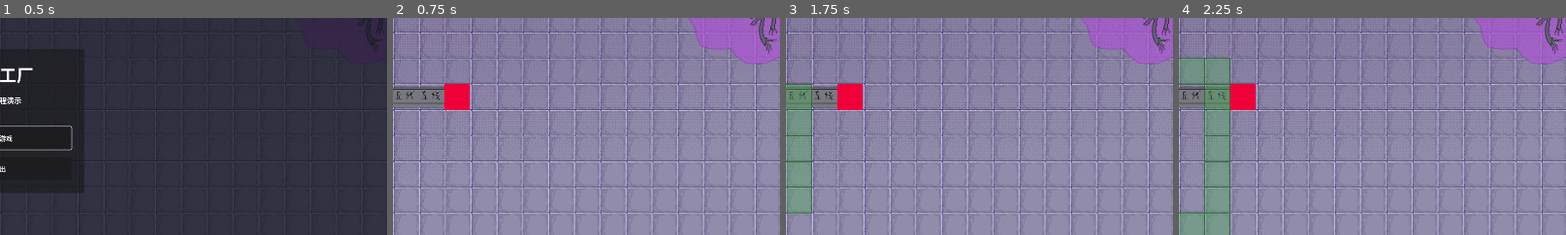
Above: before the commit, frames 1-4 (left to right).
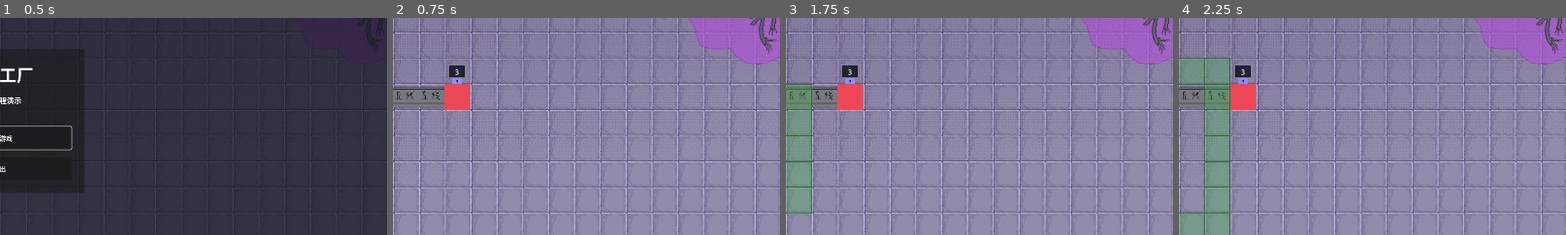
Above: after the commit, the same moments.

Repository: vic328005/NewProject1
Game: Godot game, scene res://scenes/main.tscn
The game is run twice, just before and just after one commit, with the same random seed, the same clock (stepped at 60 frames per second) and the same inputs.
Inputs:
- Up to frame 1 (0.5 s): no input
- Up to frame 2 (0.75 s): click "开始游戏" at 0.5 s
- Up to frame 3 (1.75 s): tap Enter at 1.25 s; tap Space at 1.52 s
- Up to frame 4 (2.25 s): no input
The pictures show only the part of the screen within x 50-100%, y 26-76%; the shares and areas given below are measured in that part.

Frame 1 is identical in both runs. In frame 2, 1.1% of the frame differs, in the area x 13-20%, y 21-43%; in frame 3, 1.1%; in frame 4, 1.1%.

Commit message:
Implement recycler shipping goals

Diff:
--- a/levels/level01.json
+++ b/levels/level01.json
@@ -121,6 +121,8 @@
         "beat_interval": 2
       },
       "recycler": {
+        "cargo_type": "CARGO_1",
+        "required_count": 3
       }
     },
     {
--- a/levels/level02.json
+++ b/levels/level02.json
@@ -53,7 +53,10 @@
     {
       "x": 5,
       "y": 1,
-      "recycler": {}
+      "recycler": {
+        "cargo_type": "CARGO_1",
+        "required_count": 2
+      }
     },
     {
       "x": 0,
@@ -67,7 +70,10 @@
     {
       "x": 1,
       "y": 3,
-      "recycler": {}
+      "recycler": {
+        "cargo_type": "CARGO_2",
+        "required_count": 1
+      }
     }
   ]
 }
--- a/levels/level03.json
+++ b/levels/level03.json
@@ -92,7 +92,10 @@
     {
       "x": 17,
       "y": 7,
-      "recycler": {}
+      "recycler": {
+        "cargo_type": "CARGO_3",
+        "required_count": 3
+      }
     },
     {
       "x": 13,
--- a/prefabs/ui/result_panel.tscn
+++ b/prefabs/ui/result_panel.tscn
@@ -54,7 +54,7 @@
 custom_minimum_size = Vector2(0, 72)
 layout_mode = 2
 theme_override_font_sizes/font_size = 20
-text = "已回收 0 / 3\n当前拍数 0 / 60"
+text = "已出货 0 / 3\n当前拍数 0 / 60"
 horizontal_alignment = 1
 vertical_alignment = 1
 
--- a/scripts/game_manager.gd
+++ b/scripts/game_manager.gd
@@ -2,7 +2,6 @@
 class_name GameManager
 
 const UI_MODULE_SCENE: PackedScene = preload("res://prefabs/ui/ui_module.tscn")
-const TARGET_RECYCLED_COUNT: int = 3
 const FAILURE_BEAT_LIMIT: int = 60
 
 enum GameState {
@@ -20,7 +19,6 @@
 var ui: UiModule = null
 var level_loader: LevelLoader
 var state: int = GameState.MENU
-var recycled_count: int = 0
 var current_beat: int = 0
 
 
@@ -63,7 +61,11 @@
 		_show_main_menu()
 		return
 
-	recycled_count = 0
+	if world.get_total_recycler_required_count() <= 0:
+		push_error("Level has no recycler goals: %s" % config.start_level_path)
+		_show_main_menu()
+		return
+
 	current_beat = 0
 	state = GameState.PLAYING
 
@@ -86,7 +88,15 @@
 
 	var panel: ResultPanel = ui.open(UIDef.result_panel) as ResultPanel
 	assert(panel != null, "Result panel scene root is not a ResultPanel.")
-	panel.configure(success, recycled_count, TARGET_RECYCLED_COUNT, current_beat, FAILURE_BEAT_LIMIT)
+	var total_required_count: int = world.get_total_recycler_required_count()
+	var remaining_required_count: int = world.get_remaining_recycler_required_count()
+	panel.configure(
+		success,
+		total_required_count - remaining_required_count,
+		total_required_count,
+		current_beat,
+		FAILURE_BEAT_LIMIT
+	)
 
 
 func return_to_main_menu() -> void:
@@ -95,18 +105,6 @@
 
 func quit_game() -> void:
 	get_tree().quit()
-
-
-func register_recycled_cargo(_cargo_type: String) -> void:
-	if state != GameState.PLAYING:
-		return
-
-	if is_instance_valid(beats):
-		current_beat = beats.get_current_beat_index()
-
-	recycled_count += 1
-	if recycled_count >= TARGET_RECYCLED_COUNT:
-		finish_game(true)
 
 
 func _init_config() -> void:
@@ -210,7 +208,6 @@
 	if is_instance_valid(world):
 		world.clear_level_content()
 
-	recycled_count = 0
 	current_beat = 0
 
 
--- a/scripts/level_data.gd
+++ b/scripts/level_data.gd
@@ -14,7 +14,7 @@
 const SORTER_KEYS := ["input_direction", "initial_output_side"]
 const CARGO_KEYS := ["type"]
 const PRODUCER_KEYS := ["facing", "beat_interval", "cargo_type"]
-const RECYCLER_KEYS: Array = []
+const RECYCLER_KEYS := ["cargo_type", "required_count"]
 const SIGNAL_TOWER_KEYS: Array = ["max_steps"]
 const PRESS_MACHINE_KEYS := ["facing", "cargo_type", "beat_interval"]
 const REFINER_KEYS := ["facing"]
@@ -375,7 +375,20 @@
 	if not _ensure_allowed_keys(raw_recycler, RECYCLER_KEYS, recycler_label, source_label):
 		return null
 
-	return {}
+	if not _has_non_empty_string(raw_recycler, "cargo_type"):
+		return _validation_error(source_label, "%s.cargo_type must be a non-empty string" % recycler_label)
+
+	if not _has_positive_integer_number(raw_recycler, "required_count"):
+		return _validation_error(source_label, "%s.required_count must be a positive integer" % recycler_label)
+
+	var cargo_type: String = String(raw_recycler["cargo_type"]).strip_edges().to_upper()
+	if not CARGO_TYPE_VALUES.has(cargo_type):
+		return _validation_error(source_label, "%s.cargo_type must be one of %s" % [recycler_label, CARGO_TYPE_VALUES])
+
+	return {
+		"cargo_type": cargo_type,
+		"required_count": int(raw_recycler["required_count"]),
+	}
 
 
 static func _parse_signal_tower(raw_signal_tower: Dictionary, cell_label: String, source_label: String) -> Variant:
--- a/scripts/level_loader.gd
+++ b/scripts/level_loader.gd
@@ -119,9 +119,11 @@
 	return producer
 
 
-func _create_recycler(cell: Vector2i, _recycler_data: Dictionary, world: World) -> Recycler:
+func _create_recycler(cell: Vector2i, recycler_data: Dictionary, world: World) -> Recycler:
 	var recycler: Recycler = RECYCLER_SCENE.instantiate() as Recycler
 	recycler.position = world.cell_to_world(cell)
+	recycler.cargo_type = String(recycler_data["cargo_type"])
+	recycler.required_count = int(recycler_data["required_count"])
 	return recycler
 
 
--- a/scripts/recycler.gd
+++ b/scripts/recycler.gd
@@ -1,14 +1,44 @@
 extends Node2D
 class_name Recycler
 
+const DEFAULT_CARGO_TYPE: String = "CARGO_1"
+const CARGO_TEXTURE_1: Texture2D = preload("res://assets/images/cargo_1.png")
+const CARGO_TEXTURE_2: Texture2D = preload("res://assets/images/cargo_2.png")
+const CARGO_TEXTURE_3: Texture2D = preload("res://assets/images/cargo_3.png")
+const IDLE_COLOR: Color = Color(0.93, 0.28, 0.34, 1.0)
+const COMPLETE_COLOR: Color = Color(0.27, 0.74, 0.42, 1.0)
+const OUTLINE_COLOR: Color = Color(0.15, 0.09, 0.07, 1.0)
+const COUNT_BG_COLOR: Color = Color(0.09, 0.11, 0.16, 0.92)
+const COUNT_TEXT_COLOR: Color = Color(0.97, 0.95, 0.88, 1.0)
+const COMPLETE_RING_COLOR: Color = Color(1.0, 0.93, 0.61, 1.0)
+const ICON_SIZE: Vector2 = Vector2(32.0, 32.0)
+
+@export var cargo_type: String = DEFAULT_CARGO_TYPE:
+	set(value):
+		cargo_type = _normalize_cargo_type(value)
+		_update_visual_state()
+
+@export var required_count: int = 1:
+	set(value):
+		required_count = max(value, 1)
+		if remaining_count > required_count:
+			remaining_count = required_count
+		_update_visual_state()
+
+var remaining_count: int = 1
 var _world: World
 var _registered_cell: Vector2i
 var _is_registered_to_layer: bool = false
+var _font: Font
+@onready var _sprite: Sprite2D = $Sprite2D
 
 
 func _ready() -> void:
+	remaining_count = required_count
+
 	_world = GM.world
 	_register_to_recycler_layer()
+	_update_visual_state()
 
 
 func _exit_tree() -> void:
@@ -17,6 +47,35 @@
 
 func get_registered_cell() -> Vector2i:
 	return _registered_cell
+
+
+func is_completed() -> bool:
+	return remaining_count <= 0
+
+
+func can_accept_cargo(target_cargo_type: String) -> bool:
+	return not is_completed() and cargo_type == _normalize_cargo_type(target_cargo_type)
+
+
+func collect_cargo(target_cargo: Cargo) -> bool:
+	if target_cargo == null or not is_instance_valid(target_cargo):
+		return false
+
+	var did_collect: bool = can_accept_cargo(target_cargo.cargo_type)
+	target_cargo.remove_from_world()
+	if did_collect:
+		remaining_count -= 1
+		_update_visual_state()
+
+	return did_collect
+
+
+func get_completed_count() -> int:
+	return required_count - remaining_count
+
+
+func get_remaining_count() -> int:
+	return remaining_count
 
 
 func _register_to_recycler_layer() -> void:
@@ -37,3 +96,92 @@
 		_world.recycler_layer.erase_cell(_registered_cell)
 
 	_is_registered_to_layer = false
+
+
+static func _normalize_cargo_type(value: Variant) -> String:
+	var normalized_value: String = String(value).strip_edges().to_upper()
+	return normalized_value if not normalized_value.is_empty() else DEFAULT_CARGO_TYPE
+
+
+func _update_visual_state() -> void:
+	if _sprite != null:
+		_sprite.modulate = COMPLETE_COLOR if is_completed() else IDLE_COLOR
+
+	queue_redraw()
+
+
+func _draw() -> void:
+	_draw_target_icon()
+	_draw_count_badge()
+	if is_completed():
+		_draw_complete_ring()
+
+
+func _draw_target_icon() -> void:
+	var cargo_texture: Texture2D = _get_texture_for_type(_get_base_cargo_type())
+	if cargo_texture == null:
+		return
+
+	var icon_rect: Rect2 = Rect2(Vector2(16.0, -18.0), ICON_SIZE)
+	draw_texture_rect(cargo_texture, icon_rect, false)
+	if _is_advanced_cargo():
+		draw_rect(icon_rect.grow(2.0), COMPLETE_RING_COLOR, false, 3.0)
+
+
+func _draw_count_badge() -> void:
+	var display_text: String = "OK" if is_completed() else str(remaining_count)
+	var font: Font = _get_draw_font()
+	if font == null:
+		return
+
+	var font_size: int = 18
+	var text_size: Vector2 = font.get_string_size(display_text, HORIZONTAL_ALIGNMENT_LEFT, -1, font_size)
+	var badge_size: Vector2 = Vector2(maxf(text_size.x + 18.0, 36.0), 28.0)
+	var badge_position: Vector2 = Vector2(32.0 - badge_size.x * 0.5, -46.0)
+	var badge_rect: Rect2 = Rect2(badge_position, badge_size)
+	draw_rect(badge_rect, COUNT_BG_COLOR, true)
+	draw_rect(badge_rect, OUTLINE_COLOR, false, 2.0)
+
+	var text_position: Vector2 = Vector2(
+		badge_rect.position.x + (badge_rect.size.x - text_size.x) * 0.5,
+		badge_rect.position.y + badge_rect.size.y * 0.5 + text_size.y * 0.35
+	)
+	draw_string(font, text_position, display_text, HORIZONTAL_ALIGNMENT_LEFT, -1, font_size, COUNT_TEXT_COLOR)
+
+
+func _draw_complete_ring() -> void:
+	draw_arc(Vector2(32.0, 32.0), 24.0, 0.0, TAU, 24, COMPLETE_RING_COLOR, 3.0)
+
+
+func _get_draw_font() -> Font:
+	if _font != null:
+		return _font
+
+	_font = ThemeDB.fallback_font
+	return _font
+
+
+func _get_texture_for_type(type_name: String) -> Texture2D:
+	match type_name:
+		"CARGO_2":
+			return CARGO_TEXTURE_2
+		"CARGO_3":
+			return CARGO_TEXTURE_3
+		_:
+			return CARGO_TEXTURE_1
+
+
+func _get_base_cargo_type() -> String:
+	match cargo_type:
+		"ADV_CARGO_1":
+			return "CARGO_1"
+		"ADV_CARGO_2":
+			return "CARGO_2"
+		"ADV_CARGO_3":
+			return "CARGO_3"
+		_:
+			return cargo_type
+
+
+func _is_advanced_cargo() -> bool:
+	return cargo_type.begins_with("ADV_")
--- a/scripts/ui/result_panel.gd
+++ b/scripts/ui/result_panel.gd
@@ -14,14 +14,14 @@
 	return_button.pressed.connect(_on_return_button_pressed)
 
 
-func configure(success: bool, recycled_count: int, target_count: int, current_beat: int, beat_limit: int) -> void:
+func configure(success: bool, shipped_count: int, target_count: int, current_beat: int, beat_limit: int) -> void:
 	if success:
 		title_label.text = "游戏成功"
 	else:
 		title_label.text = "游戏失败"
 
-	summary_label.text = "已回收 %d / %d\n当前拍数 %d / %d" % [
-		recycled_count,
+	summary_label.text = "已出货 %d / %d\n当前拍数 %d / %d" % [
+		shipped_count,
 		target_count,
 		current_beat,
 		beat_limit,
--- a/scripts/world.gd
+++ b/scripts/world.gd
@@ -117,6 +117,48 @@
 	grid_height = level_data.grid_height
 
 
+func get_total_recycler_required_count() -> int:
+	var total_required_count: int = 0
+	var recycler_cells: Dictionary = recycler_layer.get_cells()
+	for cell in recycler_cells.keys():
+		var recycler: Recycler = recycler_cells[cell] as Recycler
+		if recycler == null or not is_instance_valid(recycler):
+			continue
+
+		total_required_count += recycler.required_count
+
+	return total_required_count
+
+
+func get_remaining_recycler_required_count() -> int:
+	var remaining_required_count: int = 0
+	var recycler_cells: Dictionary = recycler_layer.get_cells()
+	for cell in recycler_cells.keys():
+		var recycler: Recycler = recycler_cells[cell] as Recycler
+		if recycler == null or not is_instance_valid(recycler):
+			continue
+
+		remaining_required_count += recycler.get_remaining_count()
+
+	return remaining_required_count
+
+
+func are_all_recyclers_completed() -> bool:
+	var recycler_cells: Dictionary = recycler_layer.get_cells()
+	if recycler_cells.is_empty():
+		return false
+
+	for cell in recycler_cells.keys():
+		var recycler: Recycler = recycler_cells[cell] as Recycler
+		if recycler == null or not is_instance_valid(recycler):
+			continue
+
+		if not recycler.is_completed():
+			return false
+
+	return true
+
+
 func add_level_content(node: Node) -> void:
 	node.add_to_group("runtime_level_content")
 	add_child(node)
@@ -642,6 +684,7 @@
 
 func _resolve_recycler_collection() -> void:
 	var recycler_cells: Dictionary = recycler_layer.get_cells()
+	var did_progress: bool = false
 
 	for cell in recycler_cells.keys():
 		var recycler: Recycler = recycler_cells[cell] as Recycler
@@ -652,8 +695,11 @@
 		if cargo == null or not is_instance_valid(cargo):
 			continue
 
-		GM.register_recycled_cargo(cargo.cargo_type)
-		cargo.remove_from_world()
+		if recycler.collect_cargo(cargo):
+			did_progress = true
+
+	if did_progress and are_all_recyclers_completed():
+		GM.finish_game(true)
 
 
 func _resolve_signals(beat_index: int) -> void:
